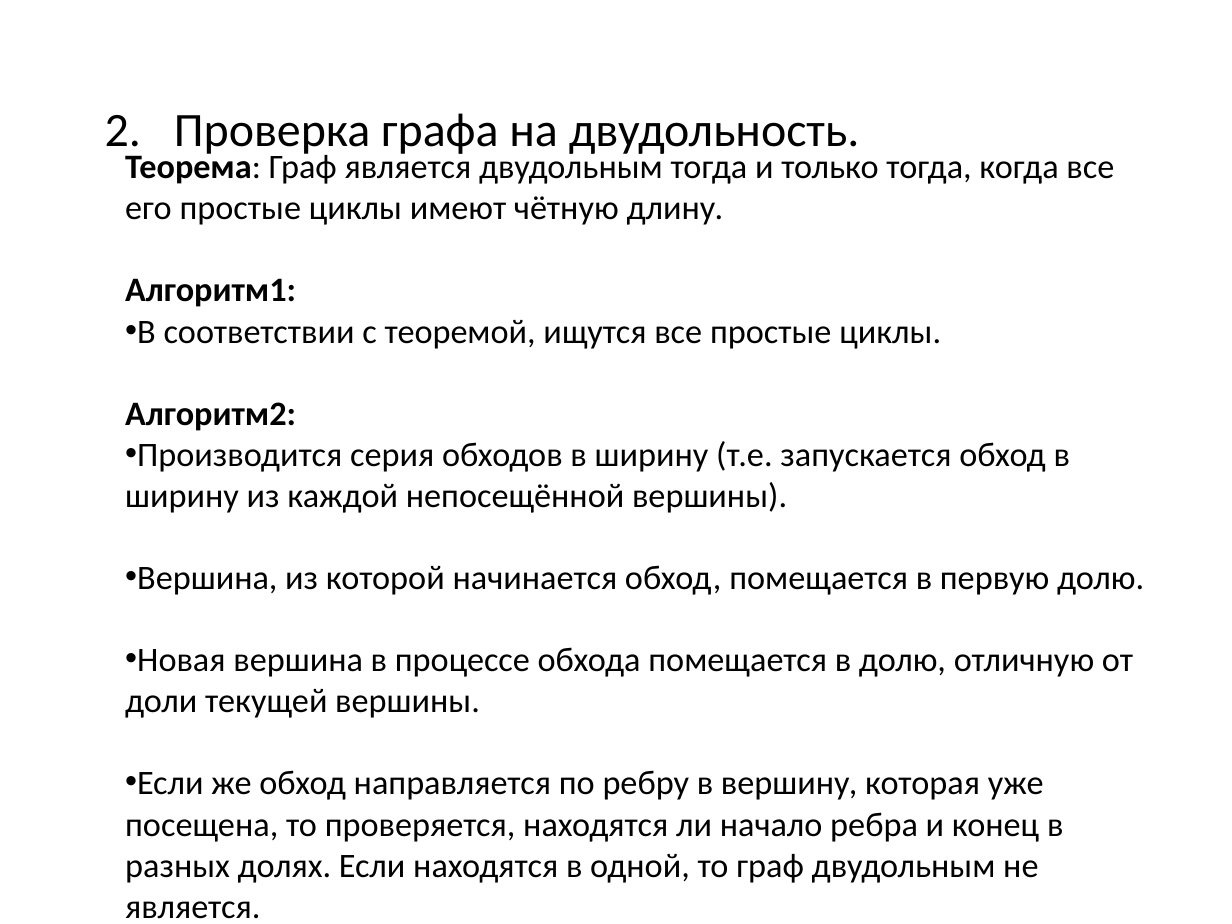
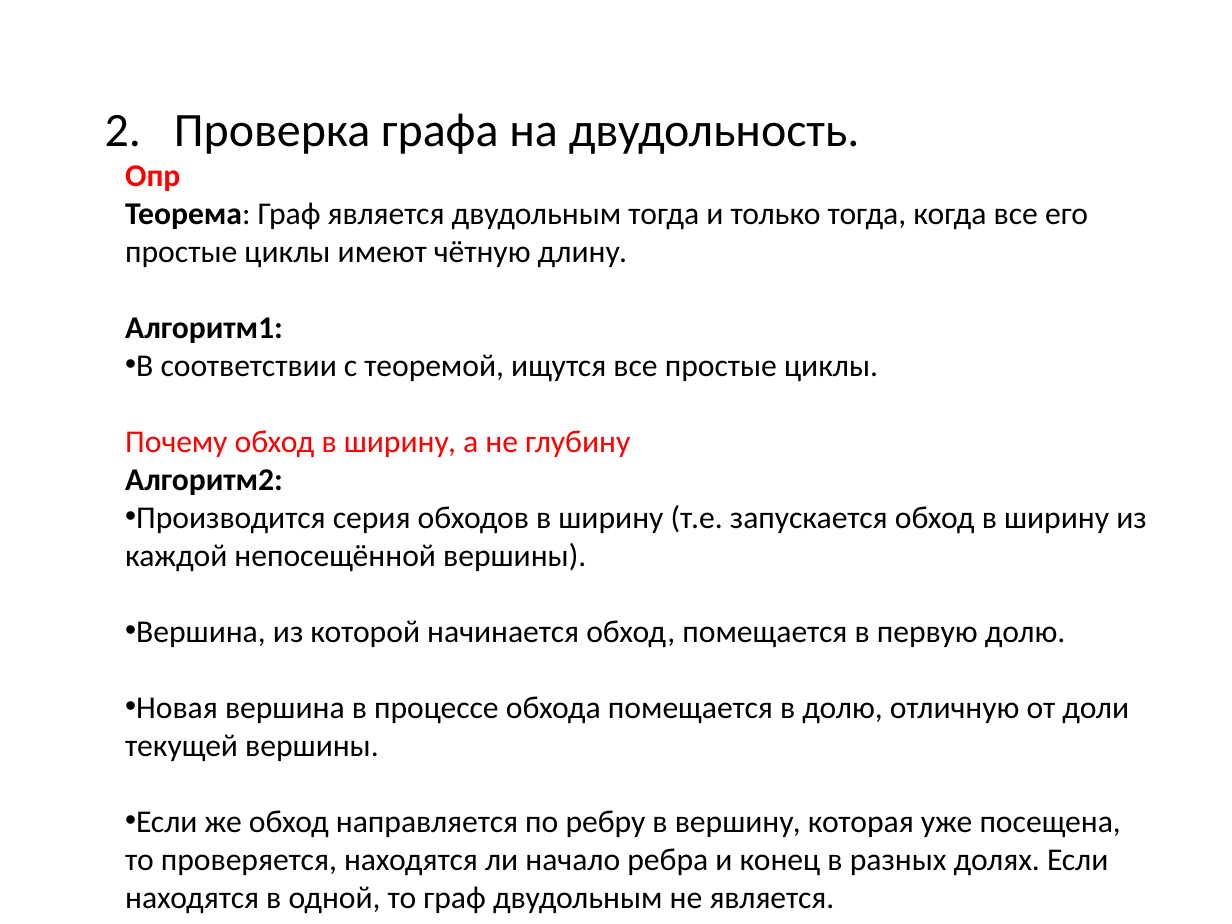
Before and after one commit to SteinbergOB/ANG, a slide deck: slide 39 of Презентации/Лекция 1.pptx. Drawn at 1232x924 pixels with LibreOffice and Linux fonts; fonts in the diff are those of the drawing. Boxes give left, top, right and bottom in pixels: in the first picture for what was removed or moved away, otherwise in the second. Text is boxed around its words. In the diff, an @@ line names an element or a change of style, - is before the commit and + after.

Commit message:
л1

```diff
--- a/Презентации/Лекция 1.pptx
+++ b/Презентации/Лекция 1.pptx
@@ text at (125,165,180,191): paragraph added @@
+Опр
@@ text at (125,202,1146,914): size 20 to 18.5 pt @@
@@ text at (125,430,630,458): paragraph added @@
+Почему обход в ширину, а не глубину
```
Also in this commit, not shown: 1 other slide changed.
